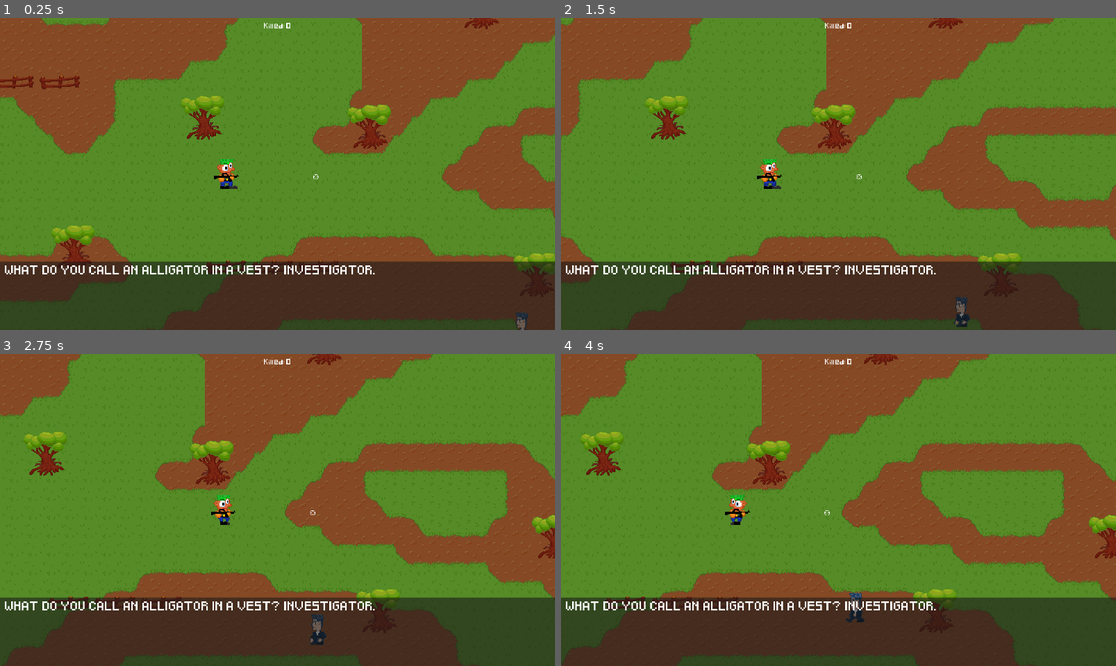
Above: before the commit, frames 1-4 (two rows, left to right).
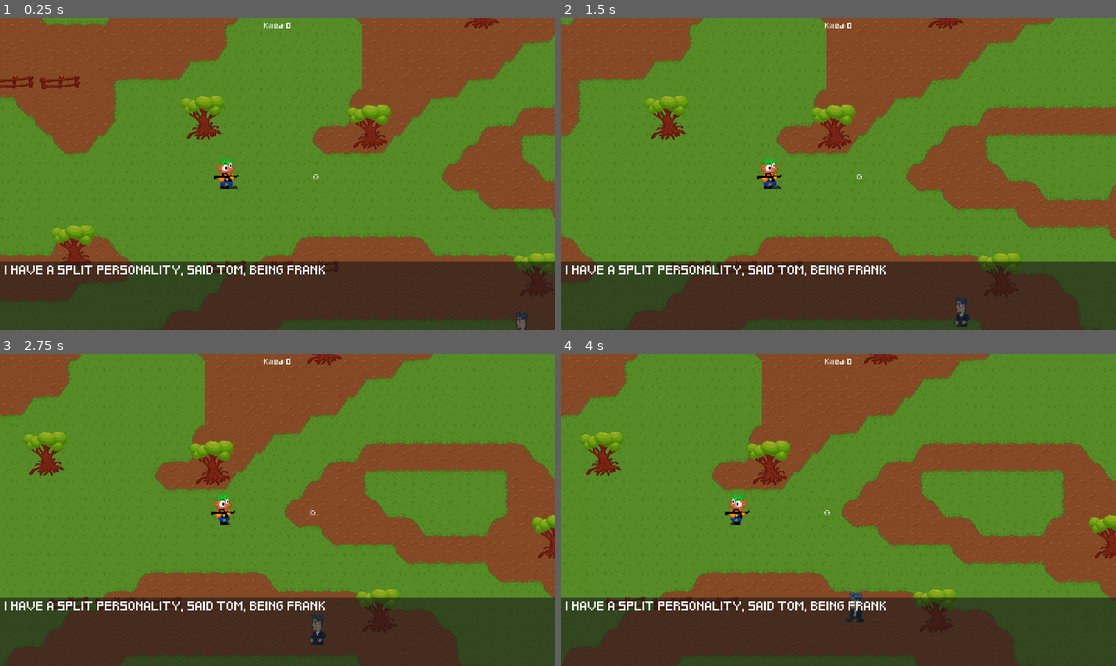
Above: after the commit, the same moments.

Repository: Fjonan/PeterPun
Game: Godot game, scene res://scenes/main.tscn
The game is run twice, just before and just after one commit, with the same random seed, the same clock (stepped at 60 frames per second) and the same inputs.
Inputs (mouse positions are in pixels of both pictures, inside the frame that each line leads up to):
- Up to frame 1 (0.25 s): no input
- Up to frame 2 (1.5 s): tap Enter (ui_accept) at 0.5, 0.77 s; move the mouse to (960, 158) at 0.52 s; hold Right (ui_right) 0.53-1.25 s; hold F 0.53-1.25 s; click (960, 158) at 0.67 s; drag from (727, 189) to (810, 236) at 1.27 s
- Up to frame 3 (2.75 s): move the mouse to (333, 441) at 2.02 s; hold Right (ui_right) from 2.03 s (still down); hold F from 2.03 s (still down)
- Up to frame 4 (4 s): release Right (ui_right) at 2.75 s; release F at 2.75 s; drag from (810, 572) to (672, 463) at 2.77 s; move the mouse to (1005, 556) at 3.52 s; hold Left (ui_left) from 3.53 s (still down); hold F from 3.53 s (still down); tap Enter (ui_accept) at 3.77 s

The runs differ from the first frame. In frame 1, 1.1% of the frame differs, in the area x 0-68%, y 79-83%; in frame 2, 1.1%; in frame 3, 1.1%; in frame 4, 1.1%.

Commit message:
a few more puns

Diff:
--- a/scenes/main.tscn
+++ b/scenes/main.tscn
@@ -169,7 +169,6 @@
 autoplay = true
 
 [node name="Camera2D" type="Camera2D" parent="."]
-position = Vector2(1.4013e-45, 1.4013e-45)
 zoom = Vector2(2, 2)
 editor_draw_limits = true
 script = ExtResource("11_7i2if")
--- a/scripts/promptList.gd
+++ b/scripts/promptList.gd
@@ -1,45 +1,55 @@
 extends Node
 
 var words = [
-	  "Time flies like an arrow. Fruit flies like a banana.",
-  "To the guy who invented zero, thanks for nothing.",
+	  "Time flies like an arrow. Fruit flies like a banana",
+  "To the guy who invented zero, thanks for nothing",
   "Geology rocks",
-  "Need an ark to save two of every animal? I noah guy.",
-  "I dont trust stairs. theyre always up to something.",
-  "Why was Dumbo sad? He felt irrelephant.",
-  "Becoming a vegetarian is one big missed steak.",
-  "I was wondering why the ball was getting bigger. Then it hit me.",
-  "Some aquatic mammals at the zoo escaped. It was otter chaos!",
-  "Long fairy tales have a tendency to dragon.",
-  "I made a pun about the wind but it blows.",
-  "Getting the ability to fly would be so uplifting.",
-  "England doesnt have a kidney bank, but a Liverpool.",
-  "What do you call the wife of a hippie? Mississippi.",
-  "A cross-eyed teacher couldnt control his pupils.",
-  "What washes up on tiny beaches? Microwaves.",
-  "German sausage jokes are just the wurst.",
-  "What do you call the ghost of a chicken? Poultry-geist.",
-  "What do you call an alligator in a vest? Investigator.",
-  "How does Moses make coffee? Hebrews it.",
-  "Somebody stole all my lamps. I couldnt be more de-lighted!",
-  "I bought a boat because it was for sail.",
-  "Im reading a book about anti-gravity. Its impossible to put down!",
-  "How did the picture end up in jail? It was framed!",
-  "My ex still misses me. But her aim is starting to improve!",
-  "Coffee has a rough time. Gets mugged every morning!",
+  "Need an ark to save two of every animal? I noah guy",
+  "I dont trust stairs. theyre always up to something",
+  "Why was Dumbo sad? He felt irrelephant",
+  "Becoming a vegetarian is one big missed steak",
+  "I was wondering why the ball was getting bigger. Then it hit me",
+  "Some aquatic mammals at the zoo escaped. It was otter chaos",
+  "Long fairy tales have a tendency to dragon",
+  "I made a pun about the wind but it blows",
+  "Getting the ability to fly would be so uplifting",
+  "England doesnt have a kidney bank, but a Liverpool",
+  "What do you call the wife of a hippie? Mississippi",
+  "A cross-eyed teacher couldnt control his pupils",
+  "What washes up on tiny beaches? Microwaves",
+  "German sausage jokes are just the wurst",
+  "What do you call the ghost of a chicken? Poultry-geist",
+  "What do you call an alligator in a vest? Investigator",
+  "How does Moses make coffee? Hebrews it",
+  "Somebody stole all my lamps. I couldnt be more de-lighted",
+  "I bought a boat because it was for sail",
+  "Im reading a book about anti-gravity. Its impossible to put down",
+  "How did the picture end up in jail? It was framed",
+  "My ex still misses me. But her aim is starting to improve",
+  "Coffee has a rough time. Gets mugged every morning",
   "What did sushi say to the bee? Wasabee!",
-  "Why did the cat go to the vet? Was not feline fine!",
-  "What should a lawyer wear to court? A good lawsuit!",
-  "Quickest way to make antifreeze? Steal her blanket!",
-  "How to make a good egg-roll? Push it down a hill!",
-  "Got hit with a can of soda. Was lucky it was a soft drink.",
-  "The past, present, and future walk into a bar. It was tense!",
-  "Dont be intimidated by advanced math. Its easy as pi!",
-  "One lung to another: we belung together!",
-  "I asked a Frenchman if he played video games. He said Wii.",
-  "Why are frogs so happy? They eat whatever bugs them.",
+  "Why did the cat go to the vet? Was not feline fine",
+  "What should a lawyer wear to court? A good lawsuit",
+  "Quickest way to make antifreeze? Steal her blanket",
+  "How to make a good egg-roll? Push it down a hill",
+  "Got hit with a can of soda. Was lucky it was a soft drink",
+  "The past, present, and future walk into a bar. It was tense",
+  "Dont be intimidated by advanced math. Its easy as pi",
+  "One lung to another: we belung together",
+  "I asked a Frenchman if he played video games. He said Wii",
+  "Why are frogs so happy? They eat whatever bugs them",
   "Heard a cheese factory exploded in France. Nothing left but de Brie!",
-  "Im no cheetah, youre lion!"
+  "Im no cheetah, youre lion!",
+  "What does a clock do when its hungry? It goes back for seconds",
+  "Whats Americas favorite soda? Mini soda",
+  "I have a few jokes about unemployed people, but none of them work",
+  "I have a split personality, said Tom, being frank",
+  "How do you make holy water? You boil the hell out of it",
+  "Will glass coffins be a success? Remains to be seen",
+  "When life gives you melons, you make melonade",
+  "Kleptomaniacs always take things literally",
+  "difference between a hippo and a zippo? One is heavy, the other is a little lighter",
+  "A guys left side was cut off. Hes all right now"
 ]
 
 
